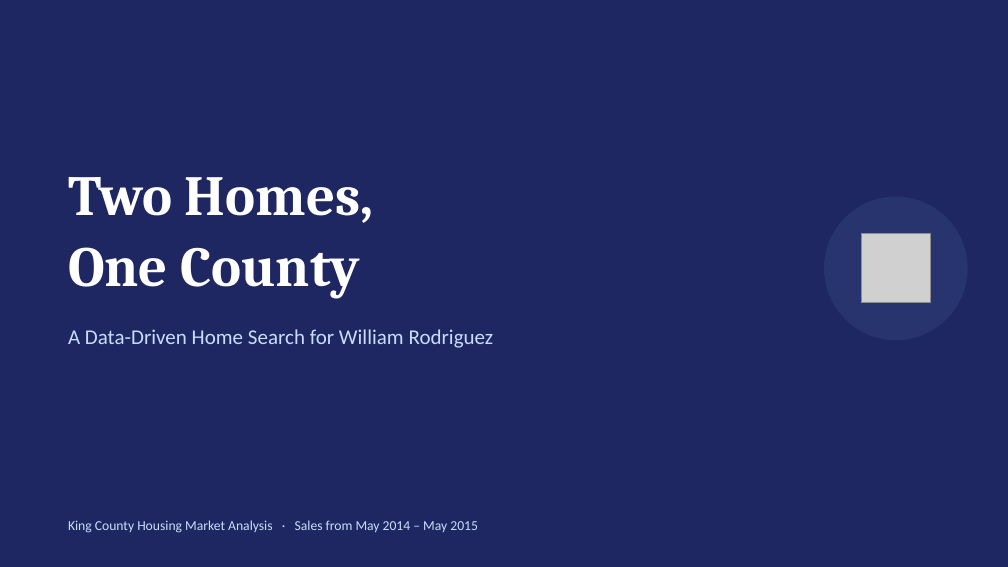
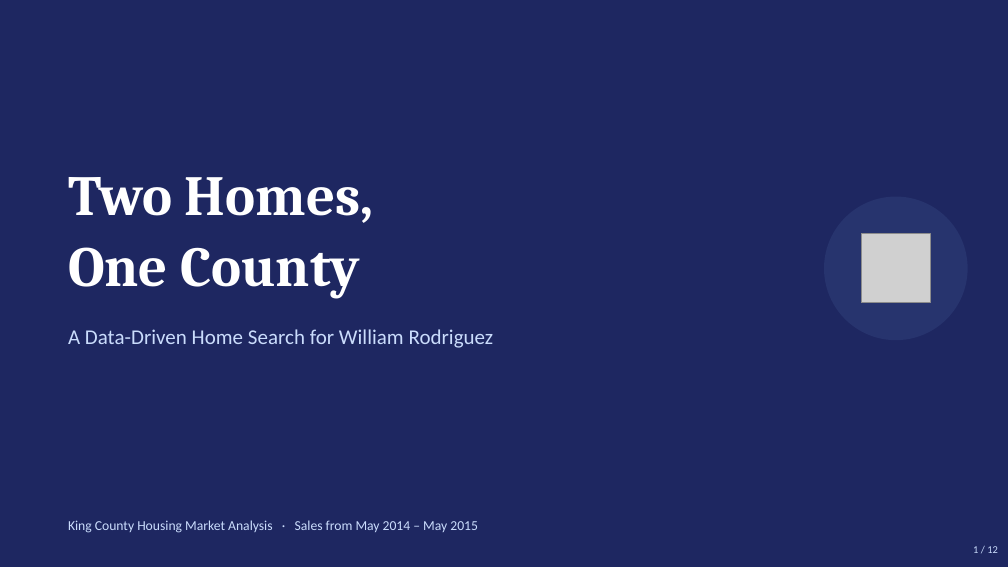
Before and after one commit to jolennd/ds-eda-project, a slide deck: slide 1 of presentation.pptx. Drawn at 1008x567 pixels with LibreOffice and Linux fonts; fonts in the diff are those of the drawing; grey boxes stand for pictures. Boxes give left, top, right and bottom in pixels: in the first picture for what was removed or moved away, otherwise in the second. Text is boxed around its words. In the diff, an @@ line names an element or a change of style, - is before the commit and + after.

```diff
--- a/presentation.pptx
+++ b/presentation.pptx
@@ text added at (973, 546, 998, 553), 10 pt, text #CADCFC @@
+1 / 12
```
Also in this commit, not shown: 8 other slides changed, 3 slides added, 1 slide removed, 2 other files.
